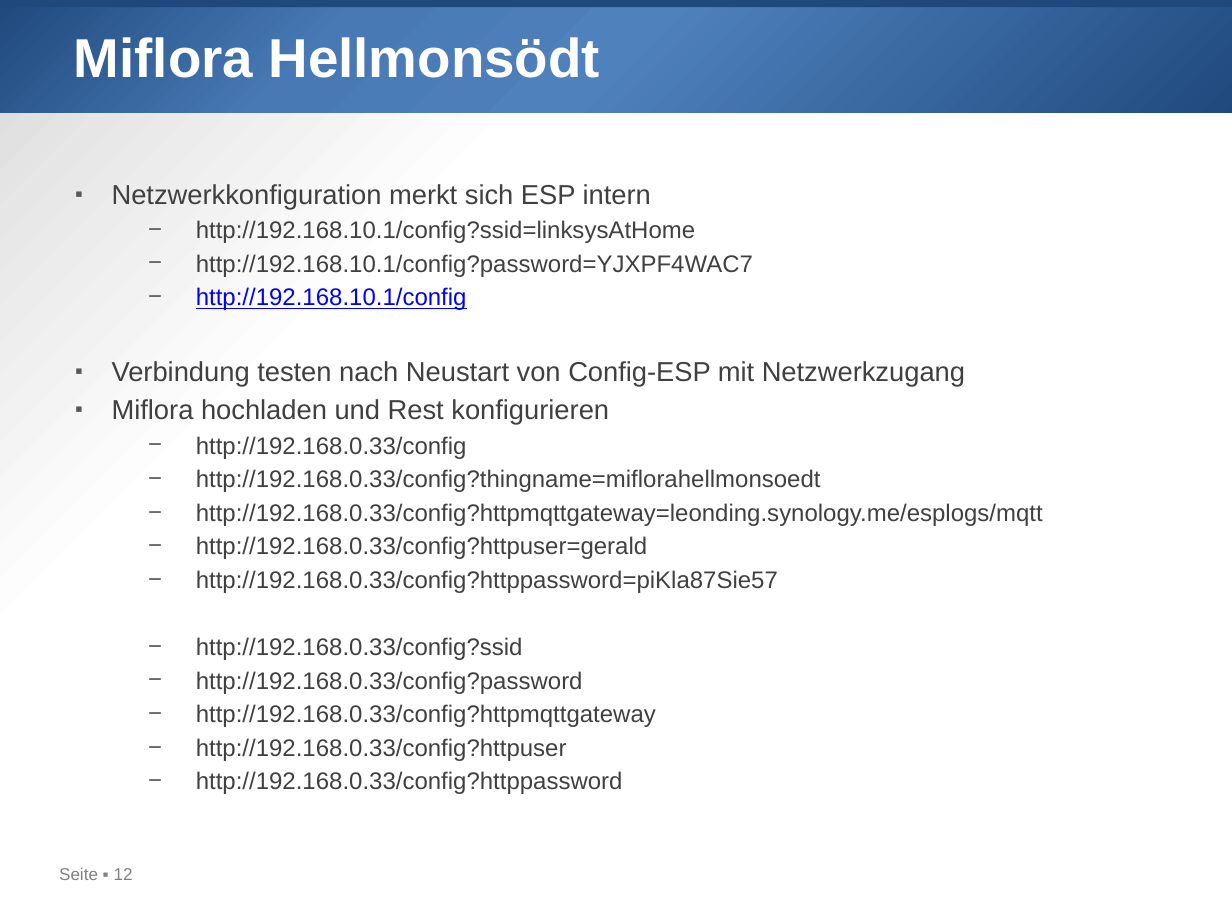
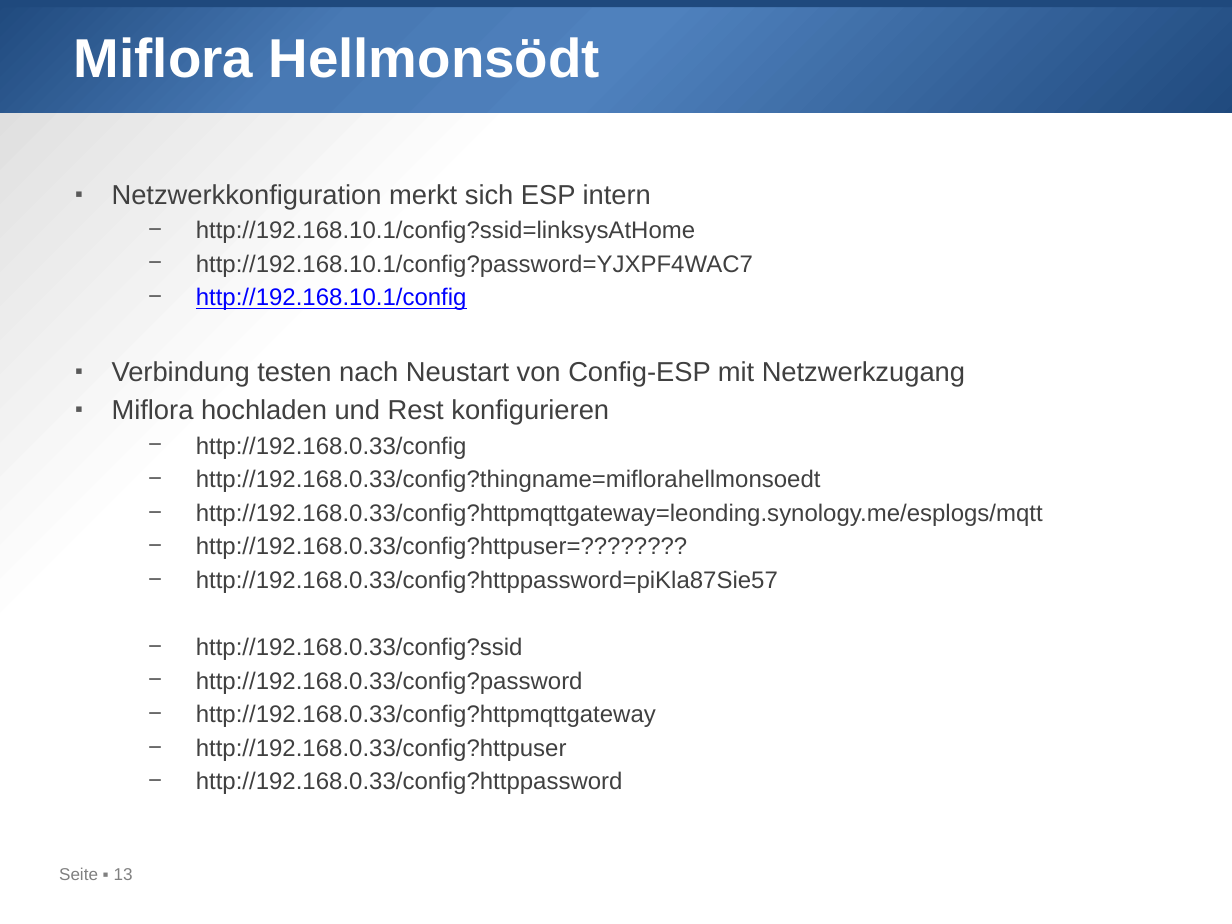
Before and after one commit to gkoe/myiot21, a slide deck: slide 13 of 001_Things.pptx (slide 12 before the commit). Drawn at 1232x924 pixels with LibreOffice and Linux fonts; fonts in the diff are those of the drawing. Boxes give left, top, right and bottom in pixels: in the first picture for what was removed or moved away, otherwise in the second. Text is boxed around its words. In the diff, an @@ line names an element or a change of style, - is before the commit and + after.

```diff
--- a/001_Things.pptx
+++ b/001_Things.pptx
@@ text at [196,536,687,559]: text changed @@
-  − http://192.168.0.33/config?httpuser=gerald
+  − http://192.168.0.33/config?httpuser=????????
@@ page number at [59,867,133,880]: text changed @@
-Seite ▪ 12
+Seite ▪ 13
```
Also in this commit, not shown: 14 other slides changed, 1 slide added, 22 other files.
